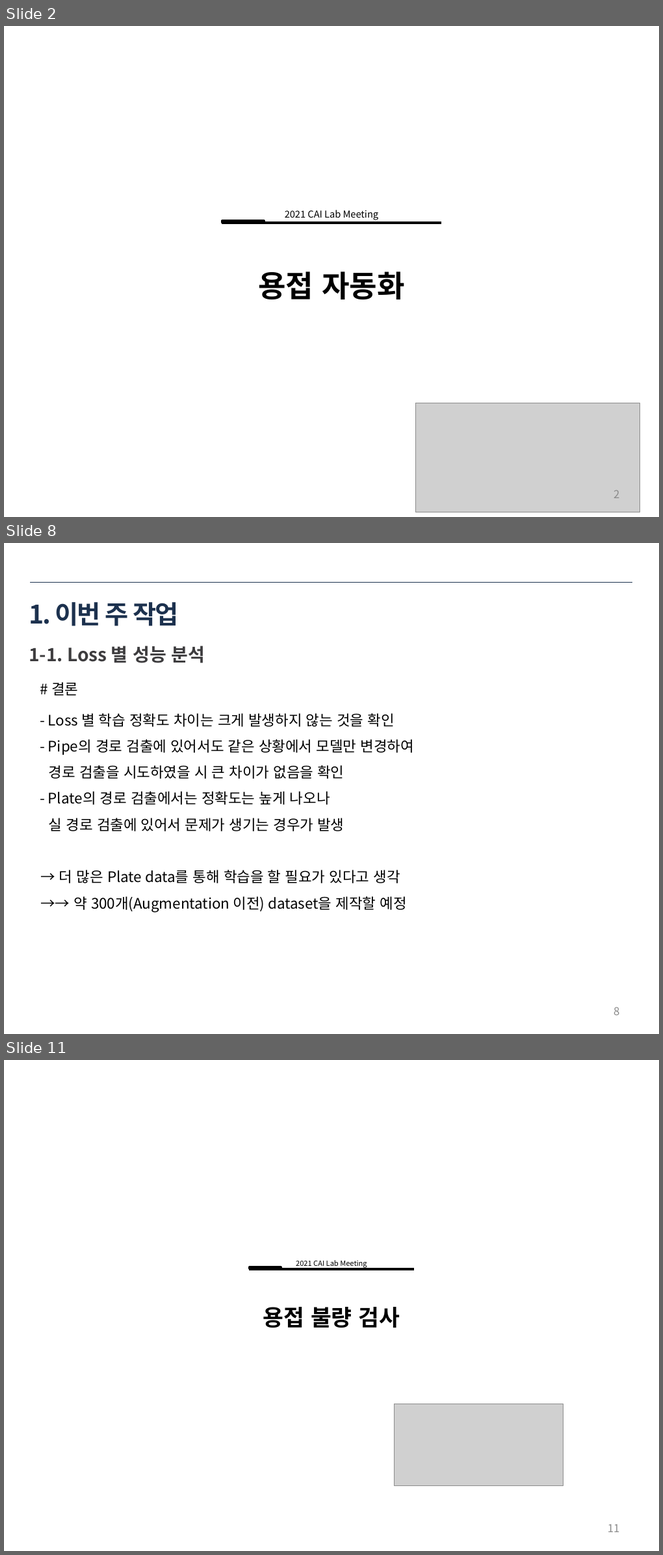
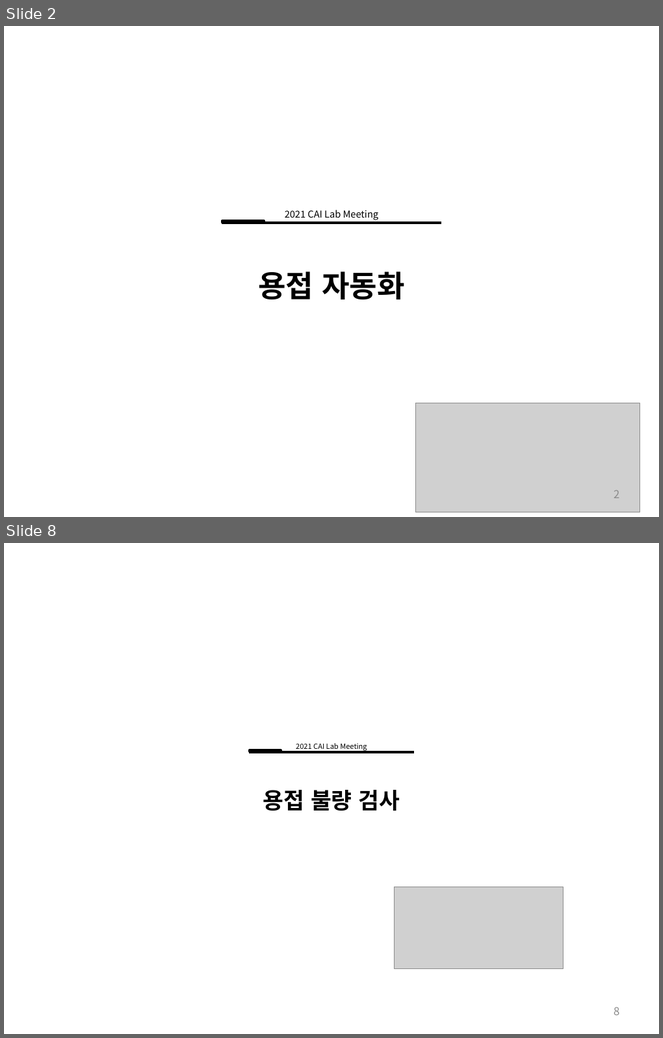
Before and after one commit to ssh6189/2022.01.15, a slide deck: 2022년 1월 15일 용접자동화로봇.pptx. Shown one above the other, each under a label of ours: slides 2, 8 and 11 before the commit, slides 2 and 8 after it; the slides between them are not shown. The pictures are 663x1555 and 663x1038 pixels, drawn with LibreOffice and Linux fonts; fonts in the diff are those of the drawing; grey boxes stand for pictures. Boxes give left, top, right and bottom in pixels: in the first picture for what was removed or moved away, otherwise in the second. Text is boxed around its words. In the diff, an @@ line names an element or a change of style, - is before the commit and + after.

```diff
--- a/2022년 1월 15일 용접자동화로봇.pptx
+++ b/2022년 1월 15일 용접자동화로봇.pptx
@@ slide 8 removed at (x1=4, y1=543, x2=659, y2=1034), background #FFFFFF @@
@@ line removed from (30, 582) to (633, 582) @@
@@ title removed at (x1=29, y1=602, x2=178, y2=626) @@
-1. 이번 주 작업
@@ text removed at (x1=29, y1=646, x2=206, y2=663) @@
-1-1. Loss 별 성능 분석
@@ text removed at (x1=51, y1=682, x2=78, y2=696) @@
-# 결론
@@ text removed at (x1=48, y1=713, x2=414, y2=912) @@
-- Loss 별 학습 정확도 차이는 크게 발생하지 않는 것을 확인
-- Pipe의 경로 검출에 있어서도 같은 상황에서 모델만 변경하여
-경로 검출을 시도하였을 시 큰 차이가 없음을 확인
-- Plate의 경로 검출에서는 정확도는 높게 나오나
-실 경로 검출에 있어서 문제가 생기는 경우가 발생
-→ 더 많은 Plate data를 통해 학습을 할 필요가 있다고 생각
-→→ 약 300개(Augmentation 이전) dataset을 제작할 예정
@@ page number removed at (x1=614, y1=1007, x2=620, y2=1016) @@
-8
@@ what was slide 11 is now slide 8 @@
@@ page number at (x1=614, y1=1007, x2=620, y2=1016): text changed @@
-11
+8
```
Also in this commit, not shown: 4 slides changed, 4 slides added, 10 other slides removed, 1 other file.
